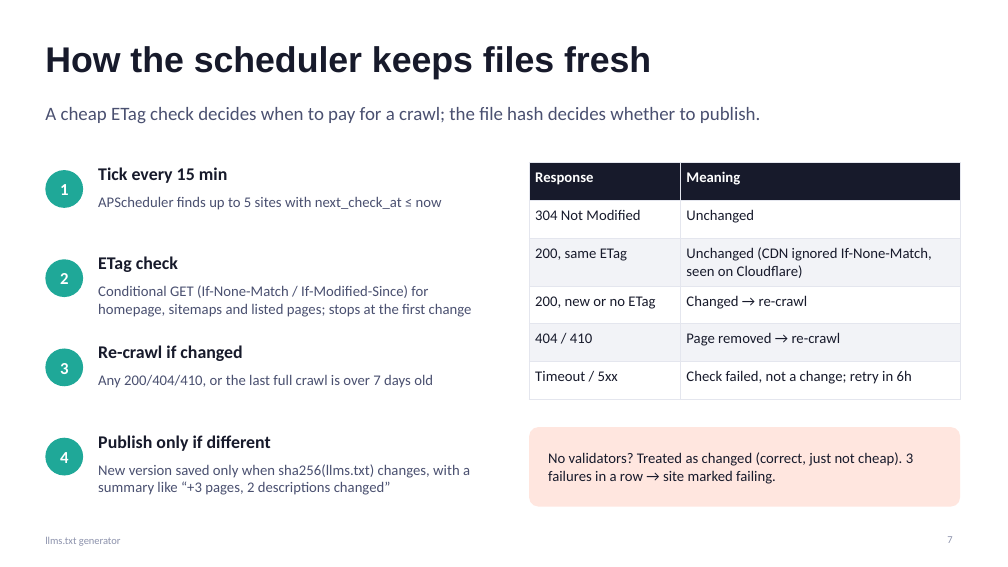
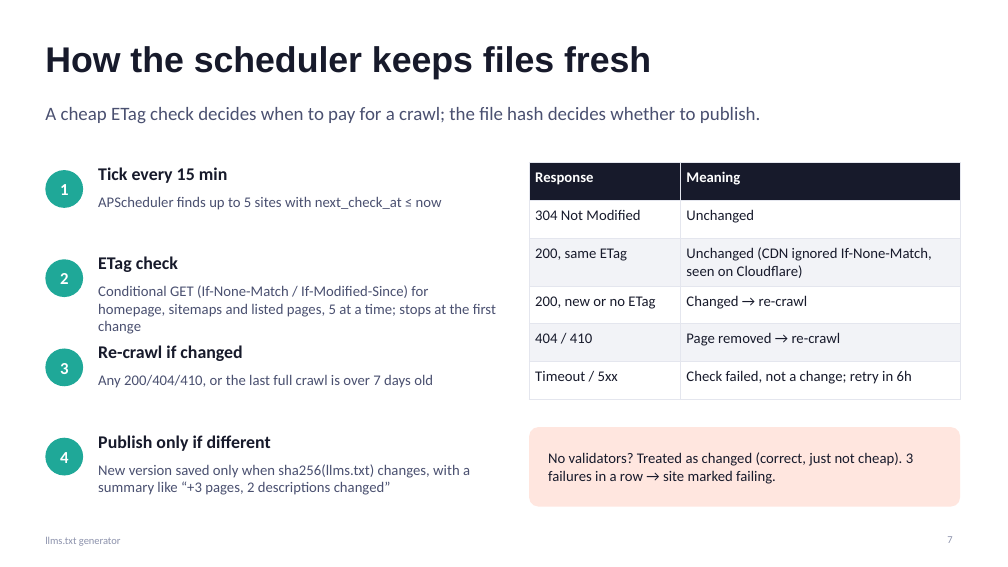
Before and after one commit to nmallekav/llms-txt-nishanth-mallekav, a slide deck: slide 7 of presentation/llms-txt-generator.pptx. Drawn at 1008x567 pixels with LibreOffice and Linux fonts; fonts in the diff are those of the drawing. Boxes give left, top, right and bottom in pixels: in the first picture for what was removed or moved away, otherwise in the second. Text is boxed around its words. In the diff, an @@ line names an element or a change of style, - is before the commit and + after.

```diff
--- a/presentation/llms-txt-generator.pptx
+++ b/presentation/llms-txt-generator.pptx
@@ text at (x1=98, y1=285, x2=496, y2=334): text changed @@
-Conditional GET (If-None-Match / If-Modified-Since) for homepage, sitemaps and listed pages; stops at the first change
+Conditional GET (If-None-Match / If-Modified-Since) for homepage, sitemaps and listed pages, 5 at a time; stops at the first change
```
Also in this commit, not shown: 7 other slides changed, 35 other files.
